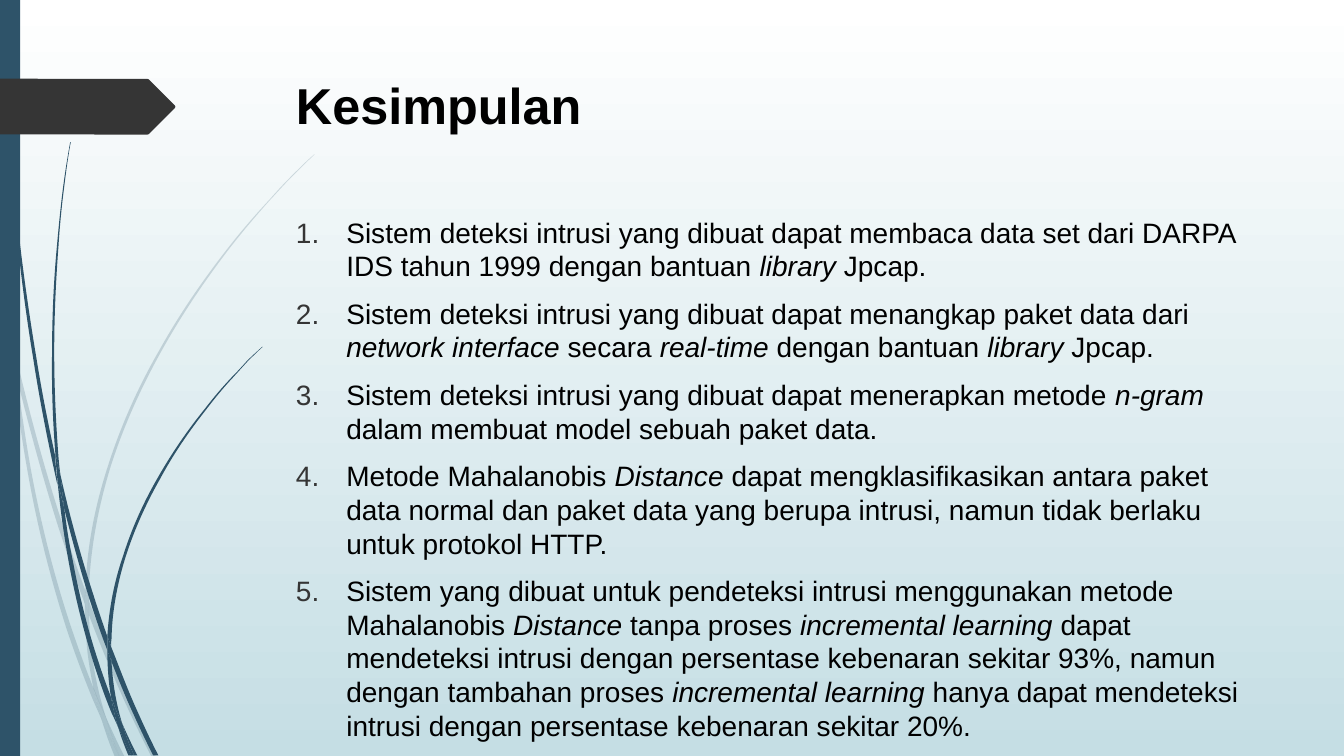
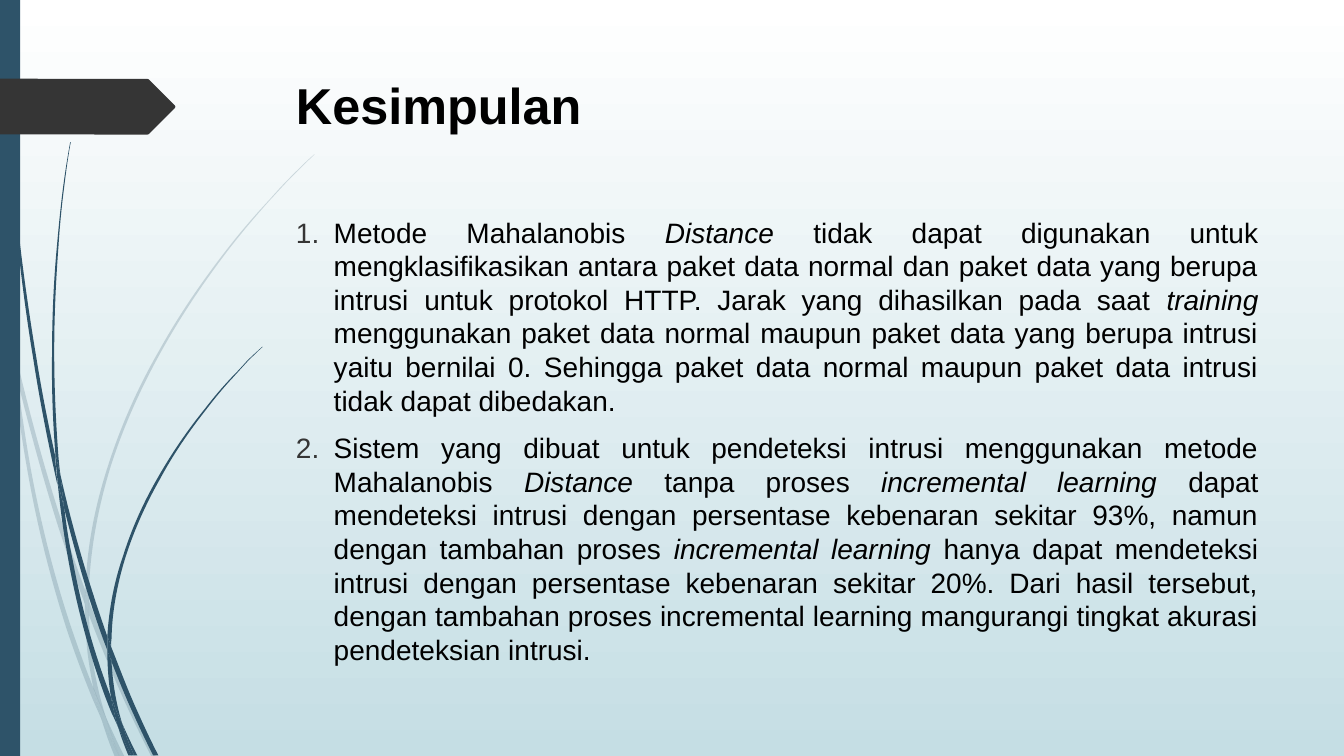
Before and after one commit to agus4171/TA-AJK, a slide deck: slide 27 of TA/5112100036-PPT.pptx. Drawn at 1344x756 pixels with LibreOffice and Linux fonts; fonts in the diff are those of the drawing. Boxes give left, top, right and bottom in pixels: in the first picture for what was removed or moved away, otherwise in the second. Text is boxed around its words. In the diff, an @@ line names an element or a change of style, - is before the commit and + after.

```diff
--- a/TA/5112100036-PPT.pptx
+++ b/TA/5112100036-PPT.pptx
@@ text at [334, 222, 1259, 665]: text changed @@
-1. Sistem deteksi intrusi yang dibuat dapat membaca data set dari DARPA IDS tahun 1999 dengan bantuan library Jpcap.
-2. Sistem deteksi intrusi yang dibuat dapat menangkap paket data dari network interface secara real-time dengan bantuan library Jpcap.
-3. Sistem deteksi intrusi yang dibuat dapat menerapkan metode n-gram dalam membuat model sebuah paket data.
-4. Metode Mahalanobis Distance dapat mengklasifikasikan antara paket data normal dan paket data yang berupa intrusi, namun tidak berlaku untuk protokol HTTP.
-5. Sistem yang dibuat untuk pendeteksi intrusi menggunakan metode Mahalanobis Distance tanpa proses incremental learning dapat mendeteksi intrusi dengan persentase kebenaran sekitar 93%, namun dengan tambahan proses incremental learning hanya dapat mendeteksi intrusi dengan persentase kebenaran sekitar 20%.
+1. Metode Mahalanobis Distance tidak dapat digunakan untuk mengklasifikasikan antara paket data normal dan paket data yang berupa intrusi untuk protokol HTTP. Jarak yang dihasilkan pada saat training menggunakan paket data normal maupun paket data yang berupa intrusi yaitu bernilai 0. Sehingga paket data normal maupun paket data intrusi tidak dapat dibedakan.
+2. Sistem yang dibuat untuk pendeteksi intrusi menggunakan metode Mahalanobis Distance tanpa proses incremental learning dapat mendeteksi intrusi dengan persentase kebenaran sekitar 93%, namun dengan tambahan proses incremental learning hanya dapat mendeteksi intrusi dengan persentase kebenaran sekitar 20%. Dari hasil tersebut, dengan tambahan proses incremental learning mangurangi tingkat akurasi pendeteksian intrusi.
```
Also in this commit, not shown: 18 other files.
